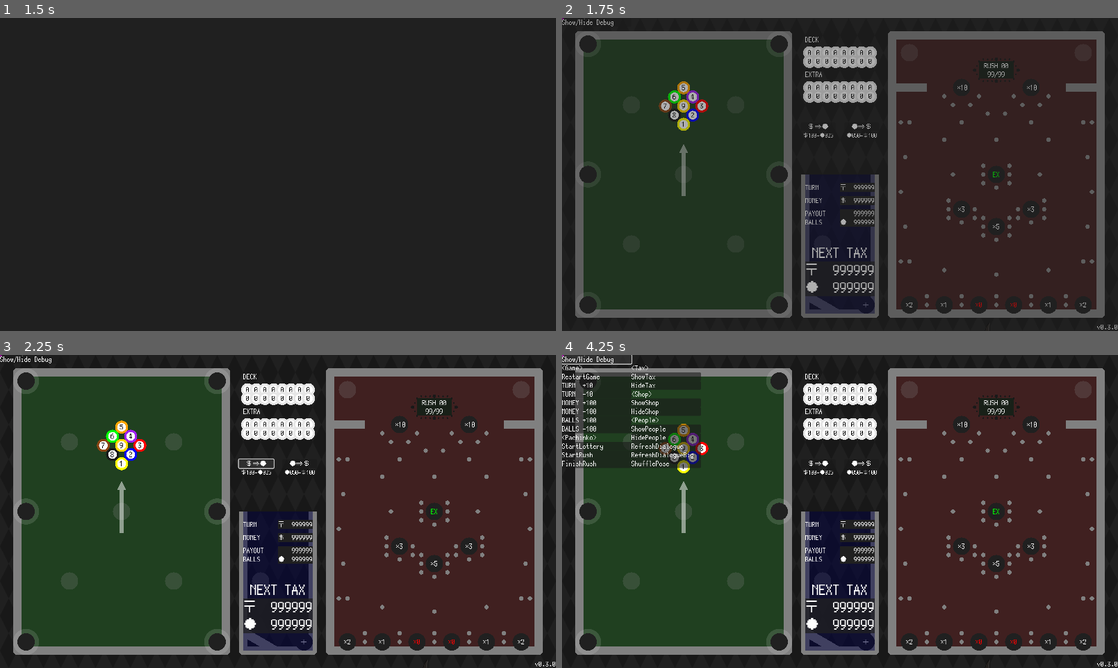
Above: before the commit, frames 1-4 (two rows, left to right).
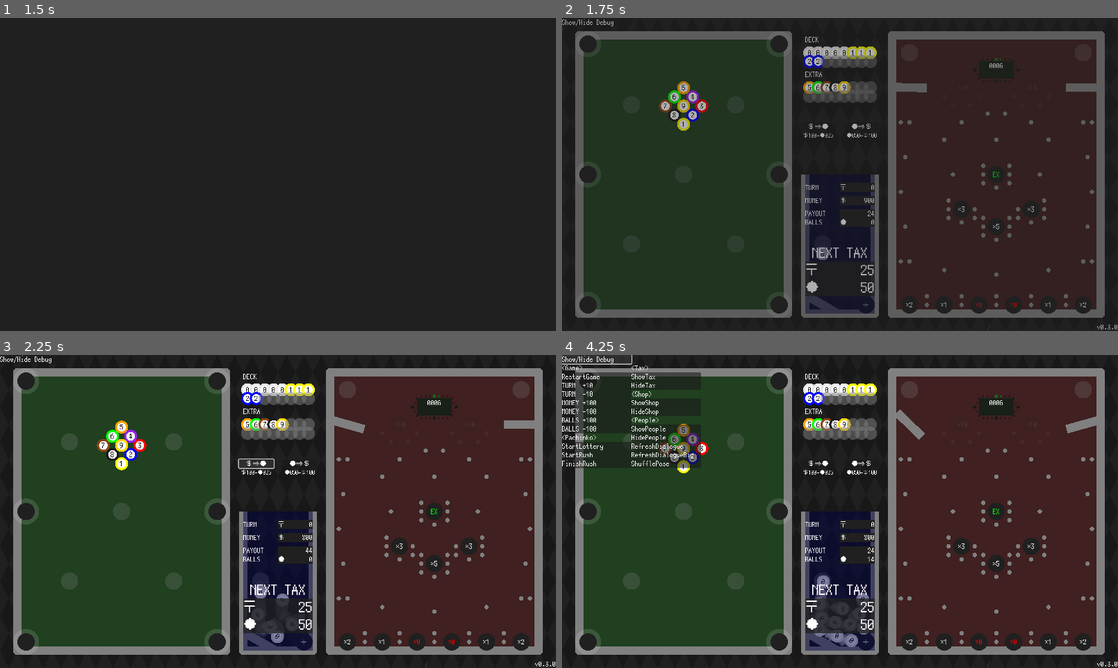
Above: after the commit, the same moments.

Repository: kamikoloss/gamball
Game: Godot game, scene res://scenes/main.tscn
Two runs of this game, one before a commit and one after it. Both use one fixed random seed, a clock stepped at 60 frames per second and the inputs below. Sound files missing from this copy of the repository are replaced by a short silence.
Inputs:
- Up to frame 1 (1.5 s): click "PLAY" at 0.5 s; click "PLAY" at 1.25 s
- Up to frame 2 (1.75 s): no input
- Up to frame 3 (2.25 s): click "＄⇒●" at 2 s
- Up to frame 4 (4.25 s): click "●⇒＄" at 2.75 s; click "Show/Hide Debug" at 3.5 s

Frame 1 is identical in both runs. In frame 2, 1.9% of the frame differs, in the area x 0-88%, y 0-88%; in frame 3, 2.5%; in frame 4, 3.1%, in the area x 0-97%, y 0-94%.
Error before the commit: Parse Error: Cannot find member "Master" in base "audio_manager.gd.BusType". (res://scenes/options/options.gd:17)

Commit message:
enum コードスタイル修正

Diff:
--- a/scenes/common/product.gd
+++ b/scenes/common/product.gd
@@ -75,6 +75,9 @@
 
 # 自身の見た目を更新する
 func refresh_view() -> void:
+	if not product_type in ProductType.values():
+		print("[ERROR] invalid product type")
+
 	match product_type:
 		ProductType.DECK_PACK:
 			_icon_texture.texture = _icon_pack
--- a/scenes/game/billiards.gd
+++ b/scenes/game/billiards.gd
@@ -48,7 +48,7 @@
 	if _current_ball == null:
 		return
 
-	AudioManager.play_se(AudioManager.SeType.BilliardsShoot)
+	AudioManager.play_se(AudioManager.SeType.BILLIARDS_SHOT)
 	_current_ball.freeze = false
 	_current_ball.apply_impulse(implulse)
 	_current_ball = null
--- a/scenes/game/game.tscn
+++ b/scenes/game/game.tscn
@@ -1712,21 +1712,20 @@
 offset_top = 120.0
 offset_right = 280.0
 offset_bottom = 120.0
-product_type = 1
 
 [node name="Product3" parent="UI/Shop/Products" instance=ExtResource("13_232xx")]
 offset_left = 440.0
 offset_top = 120.0
 offset_right = 440.0
 offset_bottom = 120.0
-product_type = 2
+product_type = 1
 
 [node name="Product4" parent="UI/Shop/Products" instance=ExtResource("13_232xx")]
 offset_left = 120.0
 offset_top = 280.0
 offset_right = 120.0
 offset_bottom = 280.0
-product_type = 3
+product_type = 2
 
 [node name="Product5" parent="UI/Shop/Products" instance=ExtResource("13_232xx")]
 visible = false
@@ -1734,14 +1733,13 @@
 offset_top = 280.0
 offset_right = 280.0
 offset_bottom = 280.0
-product_type = 4
 
 [node name="Product6" parent="UI/Shop/Products" instance=ExtResource("13_232xx")]
 offset_left = 440.0
 offset_top = 280.0
 offset_right = 440.0
 offset_bottom = 280.0
-product_type = 5
+product_type = 3
 
 [node name="Product7" parent="UI/Shop/Products" instance=ExtResource("13_232xx")]
 visible = false
@@ -1749,7 +1747,6 @@
 offset_top = 440.0
 offset_right = 120.0
 offset_bottom = 440.0
-product_type = 3
 
 [node name="Product8" parent="UI/Shop/Products" instance=ExtResource("13_232xx")]
 visible = false
@@ -1757,7 +1754,6 @@
 offset_top = 440.0
 offset_right = 280.0
 offset_bottom = 440.0
-product_type = 4
 
 [node name="Product9" parent="UI/Shop/Products" instance=ExtResource("13_232xx")]
 visible = false
@@ -1765,7 +1761,6 @@
 offset_top = 440.0
 offset_right = 440.0
 offset_bottom = 440.0
-product_type = 5
 
 [node name="People" type="Control" parent="UI"]
 layout_mode = 3
--- a/scenes/game/game_ui.gd
+++ b/scenes/game/game_ui.gd
@@ -135,7 +135,7 @@
 
 func refresh_next(turn: int, type: Game.TaxType, amount: int) -> void:
 	_next_turn_label.text = str(turn)
-	_next_type_label.text = "＄" if type == Game.TaxType.Money else "●"
+	_next_type_label.text = "＄" if type == Game.TaxType.MONEY else "●"
 	_next_amount_label.text = str(amount)
 
 func refresh_next_clear() -> void:
--- a/scenes/game/pachinko.gd
+++ b/scenes/game/pachinko.gd
@@ -121,10 +121,10 @@
 	_is_lottery_now = false
 
 	if hit < top:
-		AudioManager.play_se(AudioManager.SeType.PachinkoRushStart)
+		AudioManager.play_se(AudioManager.SeType.PACHINKO_RUSH_START)
 		_start_rush()
 	else:
-		AudioManager.play_se(AudioManager.SeType.PachinkoRushFinish)
+		AudioManager.play_se(AudioManager.SeType.PACHINKO_RUSH_FINISH)
 		_finish_rush()
 
 
@@ -218,14 +218,14 @@
 	duration = (index_list[1] - index_list[0]) * 0.04
 	tween.set_trans(Tween.TRANS_LINEAR)
 	tween.tween_method(func(v): _enable_rush_lamp(v % size), index_list[0], index_list[1], duration)
-	tween.tween_callback(func(): _start_lamp_se_loop(0.2, AudioManager.SeType.PachinkoLampOff))
+	tween.tween_callback(func(): _start_lamp_se_loop(0.2, AudioManager.SeType.PACHINKO_LAMP_OFF))
 
 	# 止まる前のゆっくり点灯 (だんだん遅くなる)
 	tween.chain()
 	tween.set_trans(Tween.TRANS_SINE).set_ease(Tween.EASE_OUT)
 	duration = (index_list[2] - index_list[1]) * 0.2
 	tween.tween_method(func(v): _enable_rush_lamp(v % size), index_list[1], index_list[2], duration)
-	tween.tween_callback(func(): _start_lamp_se_loop(0.4, AudioManager.SeType.PachinkoLampOn))
+	tween.tween_callback(func(): _start_lamp_se_loop(0.4, AudioManager.SeType.PACHINKO_LAMP_ON))
 
 	# 止まったあとの点滅
 	tween.chain()
--- a/scenes/options/options.gd
+++ b/scenes/options/options.gd
@@ -14,9 +14,9 @@
 	# TODO: SaveManager で設定を読み込む
 
 	# Signal
-	_audio_master_slider.value_changed.connect(func(v): _on_audio_slider_changed(AudioManager.BusType.Master, v))
-	_audio_bgm_slider.value_changed.connect(func(v): _on_audio_slider_changed(AudioManager.BusType.Bgm, v))
-	_audio_se_slider.value_changed.connect(func(v): _on_audio_slider_changed(AudioManager.BusType.Se, v))
+	_audio_master_slider.value_changed.connect(func(v): _on_audio_slider_changed(AudioManager.BusType.MASTER, v))
+	_audio_bgm_slider.value_changed.connect(func(v): _on_audio_slider_changed(AudioManager.BusType.BGM, v))
+	_audio_se_slider.value_changed.connect(func(v): _on_audio_slider_changed(AudioManager.BusType.SE, v))
 
 
 func _on_audio_slider_changed(bus_type: AudioManager.BusType, volume_level: int) -> void:
@@ -26,12 +26,12 @@
 
 func _refresh_config_audio_slider(bus_type: AudioManager.BusType, volume_level: int) -> void:
 	match bus_type:
-		AudioManager.BusType.Master:
+		AudioManager.BusType.MASTER:
 			_audio_master_slider.value = volume_level
 			_audio_master_slider_label.text = str(volume_level)
-		AudioManager.BusType.Bgm:
+		AudioManager.BusType.BGM:
 			_audio_bgm_slider.value = volume_level
 			_audio_bgm_slider_label.text = str(volume_level)
-		AudioManager.BusType.Se:
+		AudioManager.BusType.SE:
 			_audio_se_slider.value = volume_level
 			_audio_se_slider_label.text = str(volume_level)
